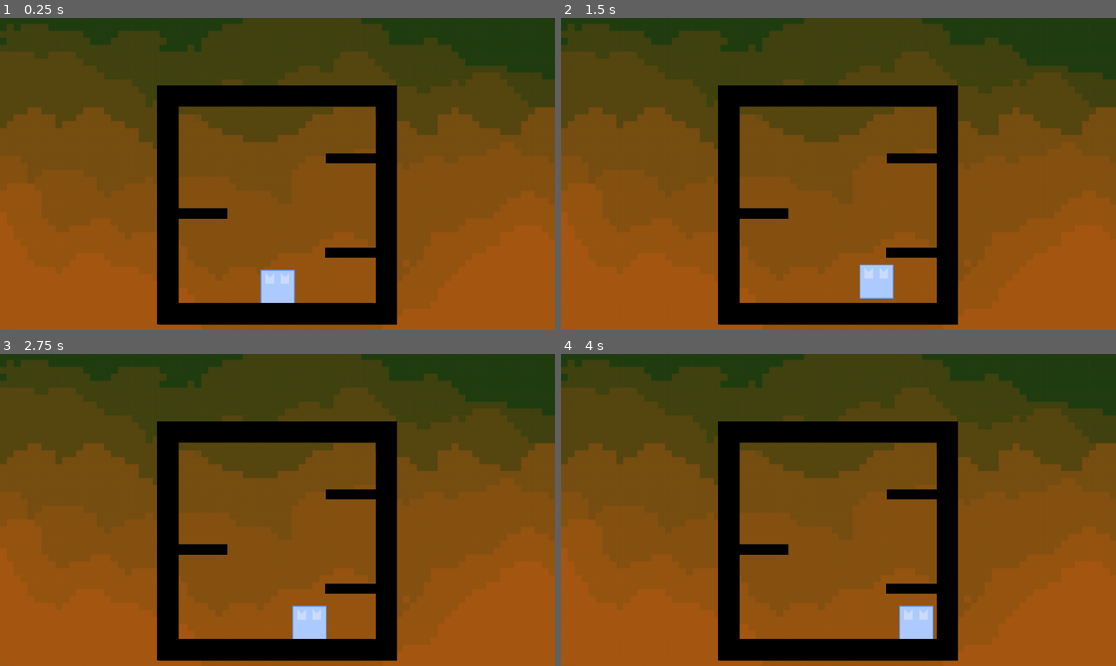
Above: before the commit, frames 1-4 (two rows, left to right).
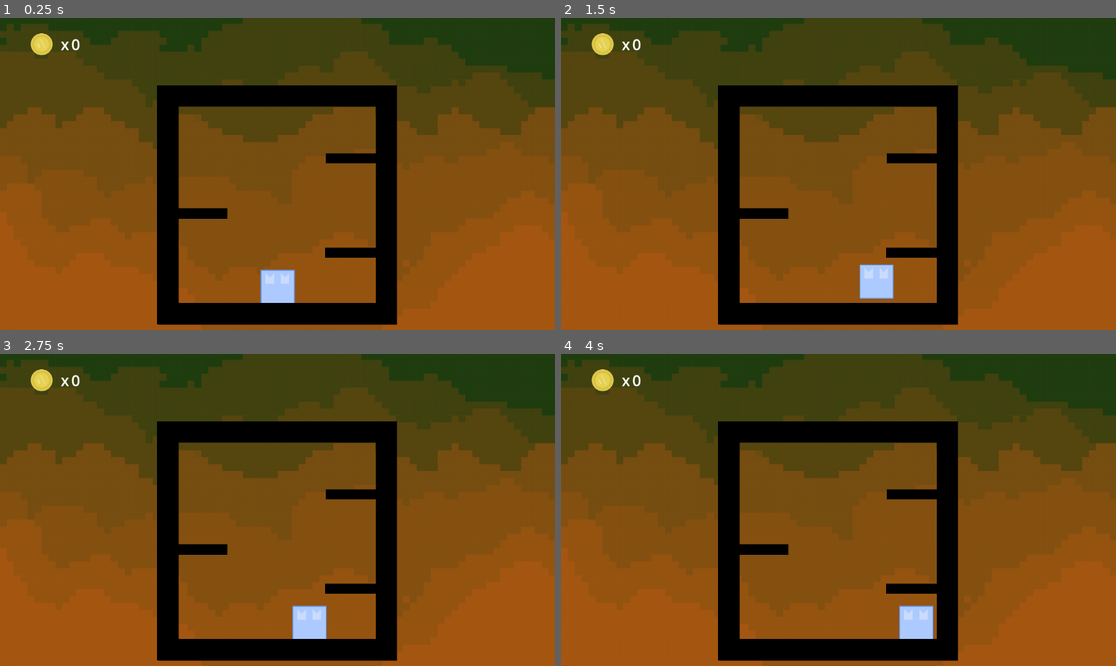
Above: after the commit, the same moments.

Repository: pradoh97/curso-diseno-y-desarrollo
Game: Godot game, scene res://level.tscn
Two runs of this game, one before a commit and one after it. Both use one fixed random seed, a clock stepped at 60 frames per second and the inputs below.
Inputs:
- Up to frame 1 (0.25 s): no input
- Up to frame 2 (1.5 s): tap Enter at 0.5 s; hold D (right) from 0.53 s (still down); tap W (jump) at 0.77 s
- Up to frame 3 (2.75 s): tap W (jump) at 1.52 s; release D (right) at 2.03 s; hold A (left) from 2.03 s (still down)
- Up to frame 4 (4 s): release A (left) at 2.78 s; hold D (right) from 2.78 s (still down); tap W (jump) at 3.02, 3.77 s

The runs differ from the first frame. In frame 1, 0.3% of the frame differs, in the area x 5-15%, y 4-13%; in frame 2, 0.3%; in frame 3, 0.3%; in frame 4, 0.3%.

Commit message:
Add coin collection code

Diff:
--- a/clase 1/practica/1_nodos y escenas/level.gd
+++ b/clase 1/practica/1_nodos y escenas/level.gd
@@ -2,3 +2,8 @@
 
 func _ready():
 	$Camera2D.make_current()
+	for coin in $Coins.get_children():
+		coin.connect("collected", add_coin)
+
+func add_coin():
+	%Score.text = str(int(%Score.text) + 1)
--- a/clase 1/practica/1_nodos y escenas/level.tscn
+++ b/clase 1/practica/1_nodos y escenas/level.tscn
@@ -1,9 +1,10 @@
-[gd_scene load_steps=5 format=3 uid="uid://bq1teupgmew1l"]
+[gd_scene load_steps=6 format=3 uid="uid://bq1teupgmew1l"]
 
 [ext_resource type="Script" uid="uid://cg74h8gvx8cmf" path="res://level.gd" id="1_0b4ue"]
 [ext_resource type="PackedScene" uid="uid://bw68wsps3t1ph" path="res://player/player.tscn" id="1_u52ul"]
 [ext_resource type="PackedScene" uid="uid://cf14nekiyv4e5" path="res://floor/floor.tscn" id="2_vonw3"]
 [ext_resource type="Texture2D" uid="uid://27j8iftxvygx" path="res://sky.jpg" id="3_oi3di"]
+[ext_resource type="Texture2D" uid="uid://bmjllu1pjejjw" path="res://coin/coin.png" id="5_f2txt"]
 
 [node name="Level" type="Node2D"]
 script = ExtResource("1_0b4ue")
@@ -55,3 +56,36 @@
 [node name="Camera2D" type="Camera2D" parent="."]
 position = Vector2(0, -851)
 zoom = Vector2(0.275, 0.275)
+
+[node name="CanvasLayer" type="CanvasLayer" parent="."]
+
+[node name="MarginContainer" type="MarginContainer" parent="CanvasLayer"]
+offset_right = 87.0
+offset_bottom = 45.0
+theme_override_constants/margin_left = 64
+theme_override_constants/margin_top = 32
+
+[node name="HBoxContainer" type="HBoxContainer" parent="CanvasLayer/MarginContainer"]
+layout_mode = 2
+theme_override_constants/separation = 17
+
+[node name="TextureRect" type="TextureRect" parent="CanvasLayer/MarginContainer/HBoxContainer"]
+layout_mode = 2
+texture = ExtResource("5_f2txt")
+expand_mode = 2
+
+[node name="HBoxContainer" type="HBoxContainer" parent="CanvasLayer/MarginContainer/HBoxContainer"]
+layout_mode = 2
+
+[node name="Label2" type="Label" parent="CanvasLayer/MarginContainer/HBoxContainer/HBoxContainer"]
+layout_mode = 2
+theme_override_font_sizes/font_size = 32
+text = "x"
+
+[node name="Score" type="Label" parent="CanvasLayer/MarginContainer/HBoxContainer/HBoxContainer"]
+unique_name_in_owner = true
+layout_mode = 2
+theme_override_font_sizes/font_size = 32
+text = "0"
+
+[node name="Coins" type="Node2D" parent="."]
--- a/clase 1/practica/1_nodos y escenas/player/player.tscn
+++ b/clase 1/practica/1_nodos y escenas/player/player.tscn
@@ -15,7 +15,3 @@
 
 [node name="CollisionShape2D" type="CollisionShape2D" parent="."]
 shape = SubResource("RectangleShape2D_4ntmi")
-
-[node name="Camera2D" type="Camera2D" parent="."]
-position = Vector2(0, -268)
-zoom = Vector2(0.5, 0.5)
